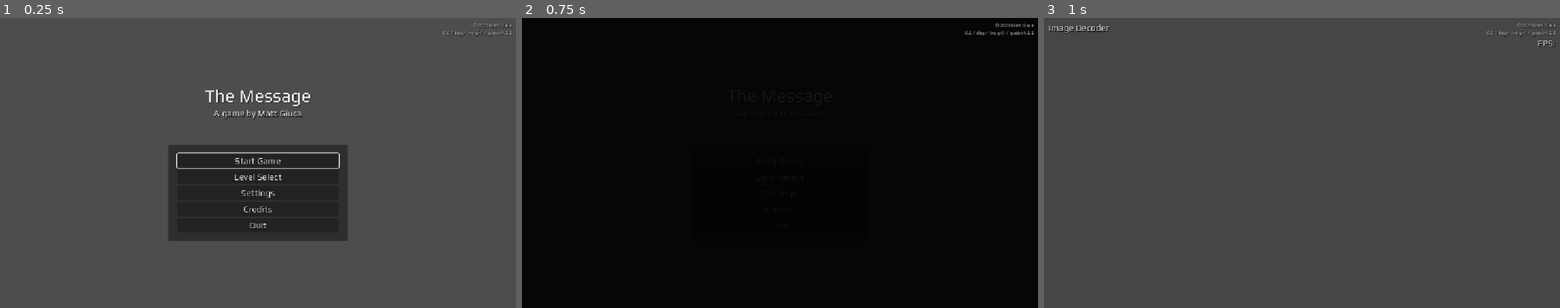
Above: before the commit, frames 1-3 (left to right).
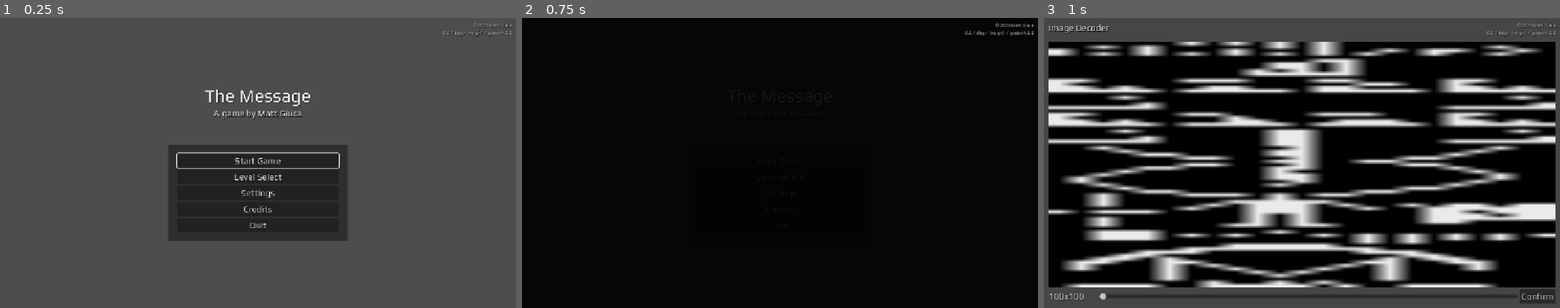
Above: after the commit, the same moments.

Repository: mgiuca/message-game
Game: Godot game, scene res://scenes/main.tscn
The game is run twice, just before and just after one commit, with the same random seed, the same clock (stepped at 60 frames per second) and the same inputs.
Inputs:
- Up to frame 1 (0.25 s): no input
- Up to frame 2 (0.75 s): click "Start Game" at 0.5 s
- Up to frame 3 (1 s): no input

Frames 1-2 are identical in both runs. In frame 3, 75% of the frame differs, in the area x 0-100%, y 7-99%.

Commit message:
Set up basic layout of image decoder.

Diff:
--- a/scenes/level.gd
+++ b/scenes/level.gd
@@ -1,5 +1,5 @@
 class_name Level
-extends Node
+extends Control
 
 @onready var hud : HUD = $UI/HUD
 
--- a/scenes/level.tscn
+++ b/scenes/level.tscn
@@ -1,12 +1,17 @@
 [gd_scene format=3 uid="uid://tdgkmflrwhol"]
 
-[ext_resource type="Script" uid="uid://6el64wahmcuf" path="res://scenes/level.gd" id="1_j03b7"]
+[ext_resource type="Script" uid="uid://6el64wahmcuf" path="res://scenes/level.gd" id="1_w8frs"]
 [ext_resource type="PackedScene" uid="uid://c7js5gws2kjj5" path="res://scenes/ui/menu.tscn" id="3_8hwtq"]
 [ext_resource type="PackedScene" uid="uid://cj46p1qq7r6sp" path="res://scenes/ui/hud.tscn" id="4_epnyg"]
 
-[node name="Level" type="Node" unique_id=1161323817]
-script = ExtResource("1_j03b7")
-debug_info = true
+[node name="Level" type="Control" unique_id=1360869222]
+layout_mode = 3
+anchors_preset = 15
+anchor_right = 1.0
+anchor_bottom = 1.0
+grow_horizontal = 2
+grow_vertical = 2
+script = ExtResource("1_w8frs")
 
 [node name="UI" type="CanvasLayer" parent="." unique_id=237925075]
 
--- /dev/null
+++ b/scenes/levels/image_decoder.gd
@@ -0,0 +1,6 @@
+extends Level
+
+
+# Called when the node enters the scene tree for the first time.
+func _ready() -> void:
+  super._ready()
--- a/scenes/levels/image_decoder.tscn
+++ b/scenes/levels/image_decoder.tscn
@@ -1,5 +1,49 @@
 [gd_scene format=3 uid="uid://dhouj103pnqy3"]
 
 [ext_resource type="PackedScene" uid="uid://tdgkmflrwhol" path="res://scenes/level.tscn" id="1_3olt6"]
+[ext_resource type="Texture2D" uid="uid://bjpktbq07lk8y" path="res://data/image.png" id="2_edpoh"]
+[ext_resource type="Script" uid="uid://dgkev8idh8elm" path="res://scenes/levels/image_decoder.gd" id="2_k6g3u"]
 
-[node name="Level1" unique_id=1748765888 instance=ExtResource("1_3olt6")]
+[node name="ImageDecoder" unique_id=1748765888 instance=ExtResource("1_3olt6")]
+script = ExtResource("2_k6g3u")
+
+[node name="MarginContainer" type="MarginContainer" parent="." index="1" unique_id=336727265]
+layout_mode = 1
+anchors_preset = 15
+anchor_right = 1.0
+anchor_bottom = 1.0
+grow_horizontal = 2
+grow_vertical = 2
+
+[node name="VBoxContainer" type="VBoxContainer" parent="MarginContainer" index="0" unique_id=573164937]
+layout_mode = 2
+
+[node name="Spacer" type="Control" parent="MarginContainer/VBoxContainer" index="0" unique_id=1456764152]
+custom_minimum_size = Vector2(0, 40)
+layout_mode = 2
+
+[node name="ImageRect" type="TextureRect" parent="MarginContainer/VBoxContainer" index="1" unique_id=1618494502]
+unique_name_in_owner = true
+layout_mode = 2
+size_flags_vertical = 3
+texture = ExtResource("2_edpoh")
+
+[node name="HBoxContainer" type="HBoxContainer" parent="MarginContainer/VBoxContainer" index="2" unique_id=1477906706]
+layout_mode = 2
+alignment = 1
+
+[node name="LblSize" type="Label" parent="MarginContainer/VBoxContainer/HBoxContainer" index="0" unique_id=432660617]
+unique_name_in_owner = true
+custom_minimum_size = Vector2(110, 0)
+layout_mode = 2
+text = "100x100"
+clip_text = true
+
+[node name="HSlider" type="HSlider" parent="MarginContainer/VBoxContainer/HBoxContainer" index="1" unique_id=959909688]
+layout_mode = 2
+size_flags_horizontal = 3
+size_flags_vertical = 4
+
+[node name="BtnConfirm" type="Button" parent="MarginContainer/VBoxContainer/HBoxContainer" index="2" unique_id=181740838]
+layout_mode = 2
+text = "Confirm"
--- a/scenes/ui/hud.tscn
+++ b/scenes/ui/hud.tscn
@@ -43,6 +43,7 @@
 
 [node name="DebugItems" type="VBoxContainer" parent="TopRight" unique_id=1685365465]
 unique_name_in_owner = true
+visible = false
 layout_mode = 2
 size_flags_horizontal = 0
 
Not shown, added: data/image.png.import
Not shown, added: scenes/levels/image_decoder.gd.uid
